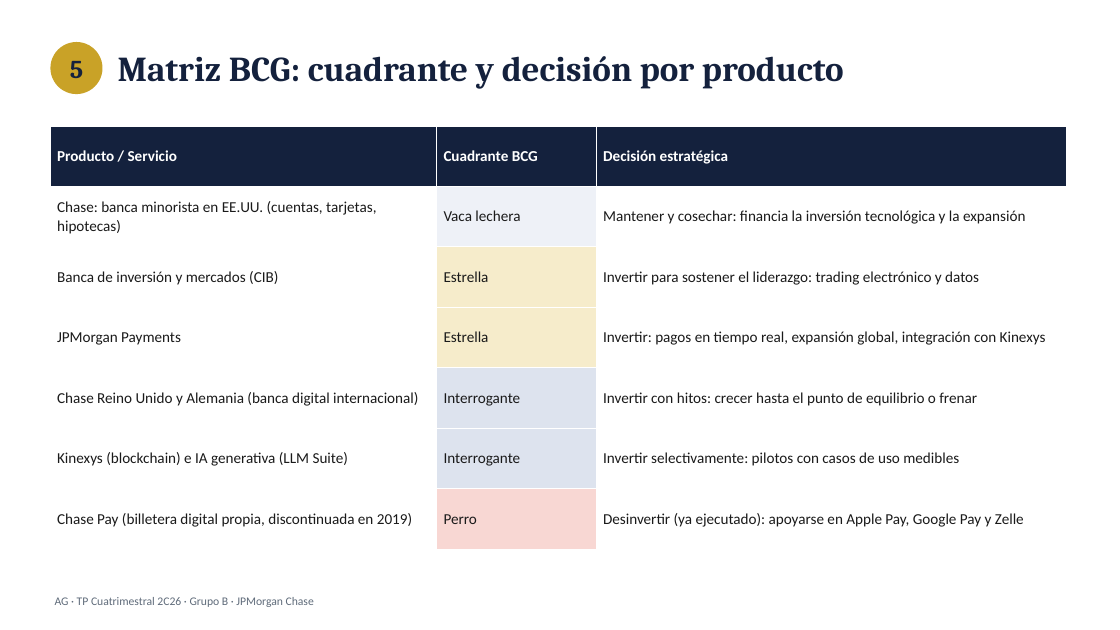
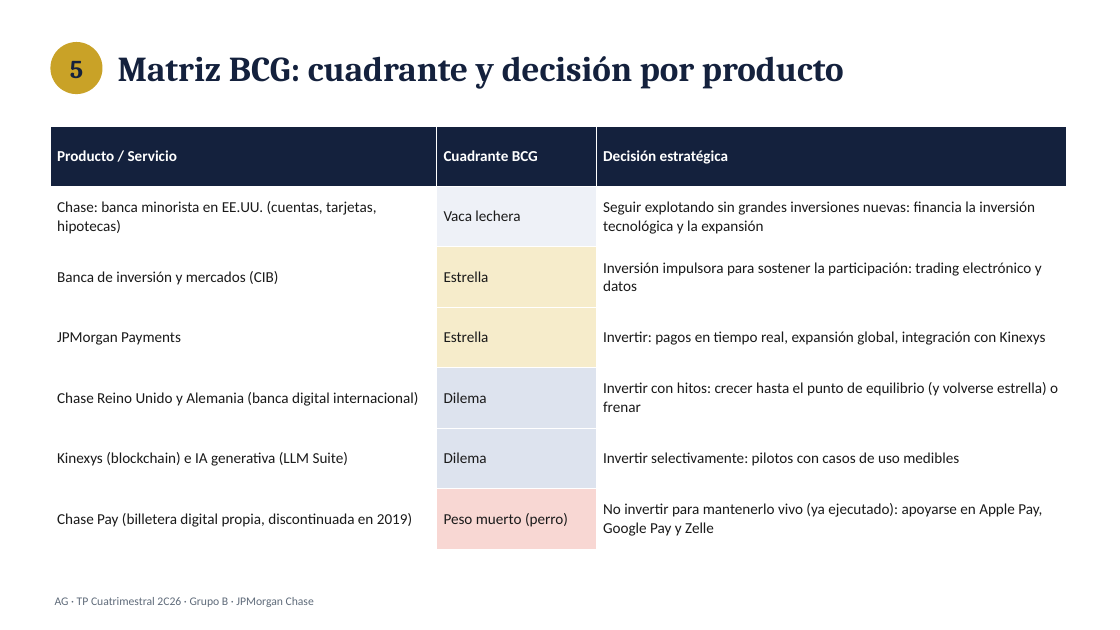
Before and after one commit to lschirripa/utn-boost, a slide deck: slide 8 of materias/administracion-gerencial/tp-cuatrimestral/exports/00_TP Cuatrimestral_GB.pptx. Drawn at 1120x630 pixels with LibreOffice and Linux fonts; fonts in the diff are those of the drawing. Boxes give left, top, right and bottom in pixels: in the first picture for what was removed or moved away, otherwise in the second. Text is boxed around its words. In the diff, an @@ line names an element or a change of style, - is before the commit and + after.

```diff
--- a/materias/administracion-gerencial/tp-cuatrimestral/exports/00_TP Cuatrimestral_GB.pptx
+++ b/materias/administracion-gerencial/tp-cuatrimestral/exports/00_TP Cuatrimestral_GB.pptx
@@ table at <box>50,126,1067,549</box> @@
-row 2, column 3: Mantener y cosechar: financia la inversión tecnológica y la expansión
+row 2, column 3: Seguir explotando sin grandes inversiones nuevas: financia la inversión tecnológica y la expansión
-row 3, column 3: Invertir para sostener el liderazgo: trading electrónico y datos
+row 3, column 3: Inversión impulsora para sostener la participación: trading electrónico y datos
-row 5, column 2: Interrogante
+row 5, column 2: Dilema
-row 5, column 3: Invertir con hitos: crecer hasta el punto de equilibrio o frenar
+row 5, column 3: Invertir con hitos: crecer hasta el punto de equilibrio (y volverse estrella) o frenar
-row 6, column 2: Interrogante
+row 6, column 2: Dilema
-row 7, column 2: Perro
+row 7, column 2: Peso muerto (perro)
-row 7, column 3: Desinvertir (ya ejecutado): apoyarse en Apple Pay, Google Pay y Zelle
+row 7, column 3: No invertir para mantenerlo vivo (ya ejecutado): apoyarse en Apple Pay, Google Pay y Zelle
```
Also in this commit, not shown: 7 other slides changed, 4 other files.
